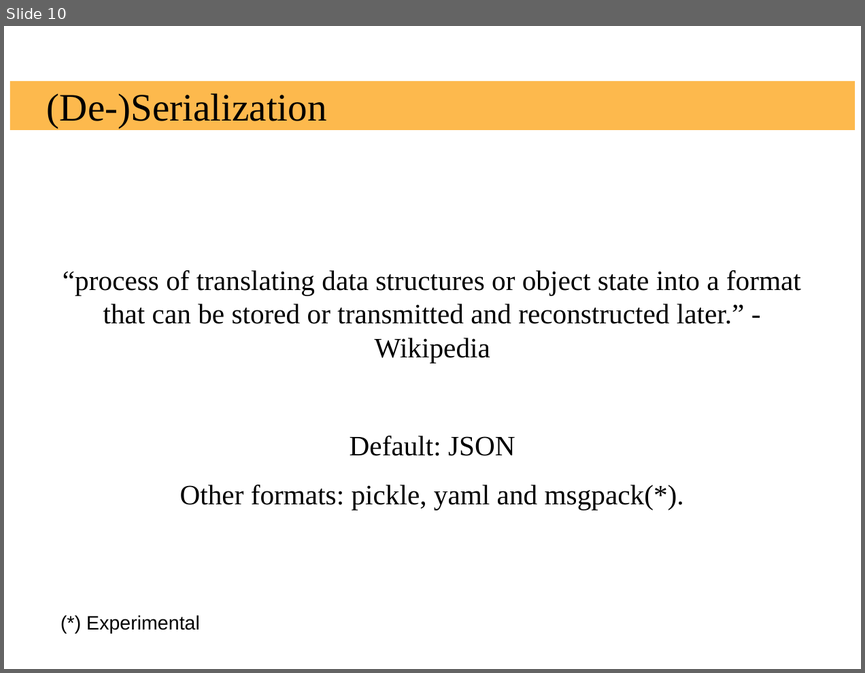
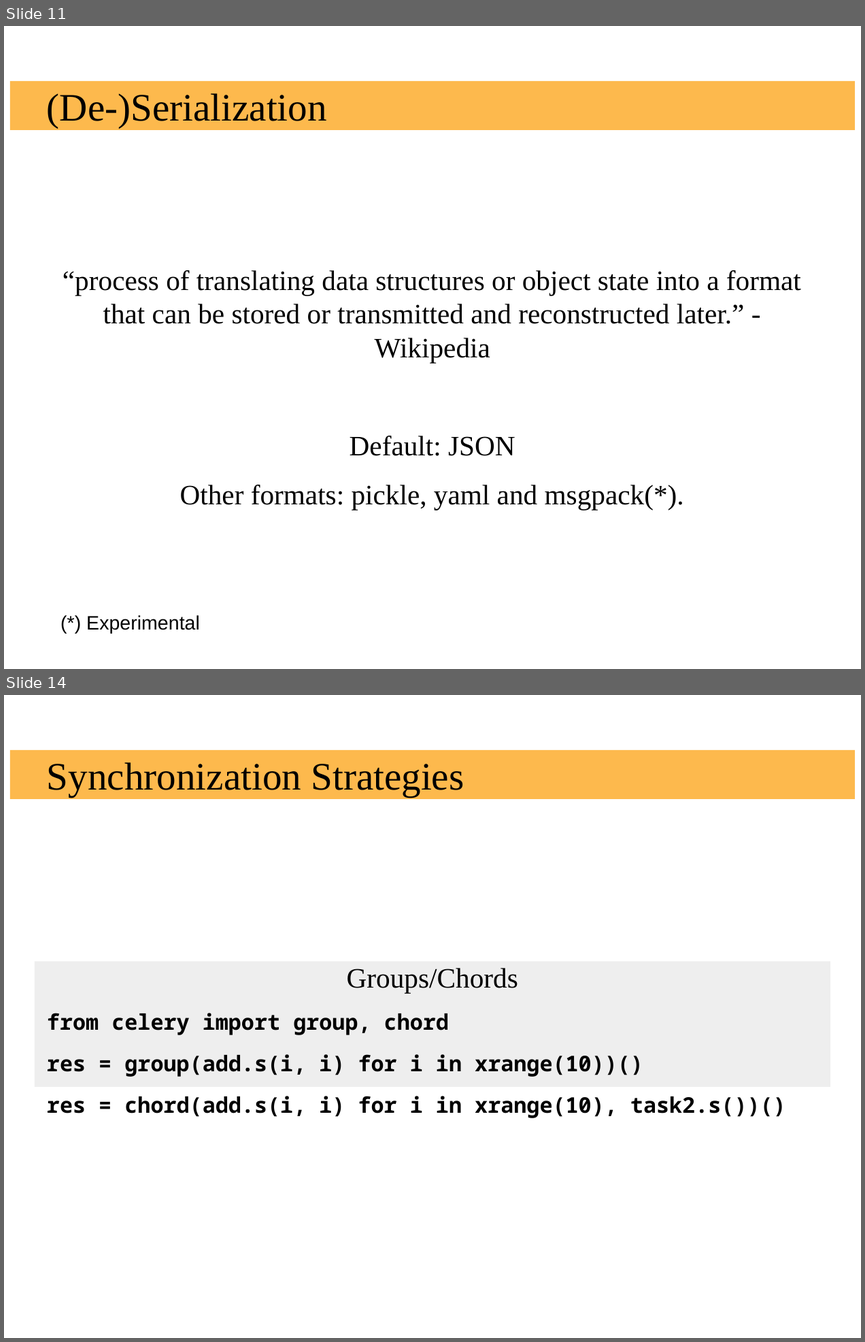
Before and after one commit to russoz/celery-presentation, a slide deck: celery.odp. Shown one above the other, each under a label of ours: slide 10 before the commit, slides 11 and 14 after it; the slides between them are not shown. The pictures are 865x673 and 865x1342 pixels, drawn with LibreOffice and Linux fonts; fonts in the diff are those of the drawing; background and template pictures are left out. Boxes give left, top, right and bottom in pixels: in the first picture for what was removed or moved away, otherwise in the second. Text is boxed around its words. In the diff, an @@ line names an element or a change of style, - is before the commit and + after.

```diff
--- a/celery.odp
+++ b/celery.odp
@@ slide 14 added at bbox=[4, 695, 861, 1338], background #FFFFFF; not listed: 1 template element that a slide beside it also shows @@
@@ title added at bbox=[47, 762, 464, 797], 36 pt, text #000000 @@
+Synchronization Strategies
@@ rectangle added at bbox=[35, 962, 830, 1087], fill #EEEEEE @@
@@ text added at bbox=[47, 968, 786, 1118], 20 pt, text #000000, bold @@
+Groups/Chords
+from celery import group, chord
+res = group(add.s(i, i) for i in xrange(10))()
+res = chord(add.s(i, i) for i in xrange(10), task2.s())()
@@ what was slide 10 is now slide 11 @@
```
Also in this commit, not shown: 7 slides changed, 7 other slides added, 9 slides removed, 15 other files.
